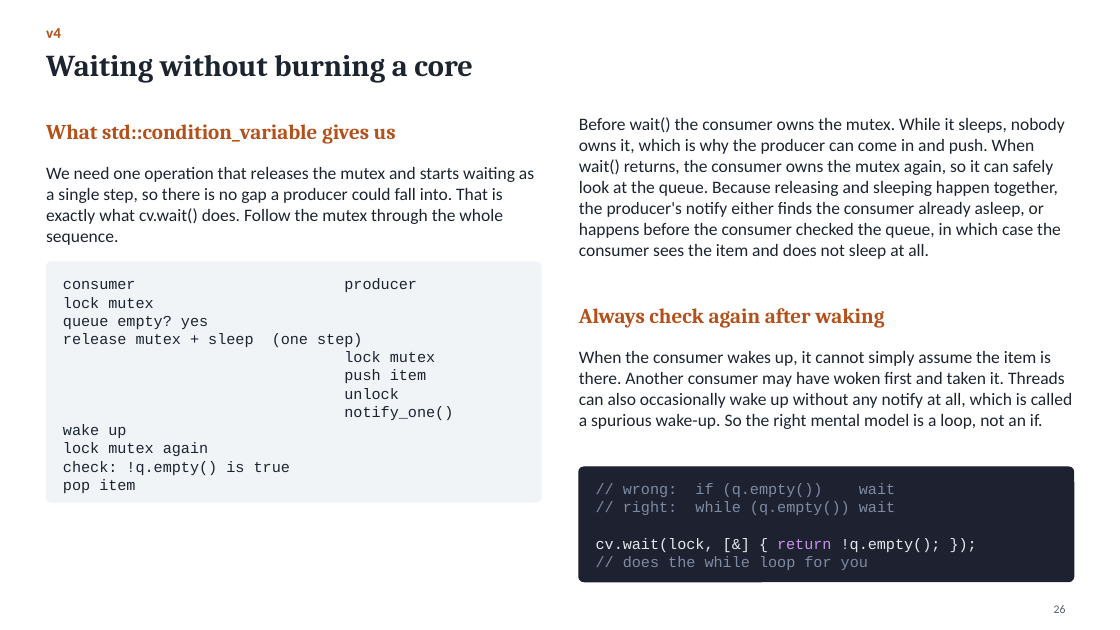
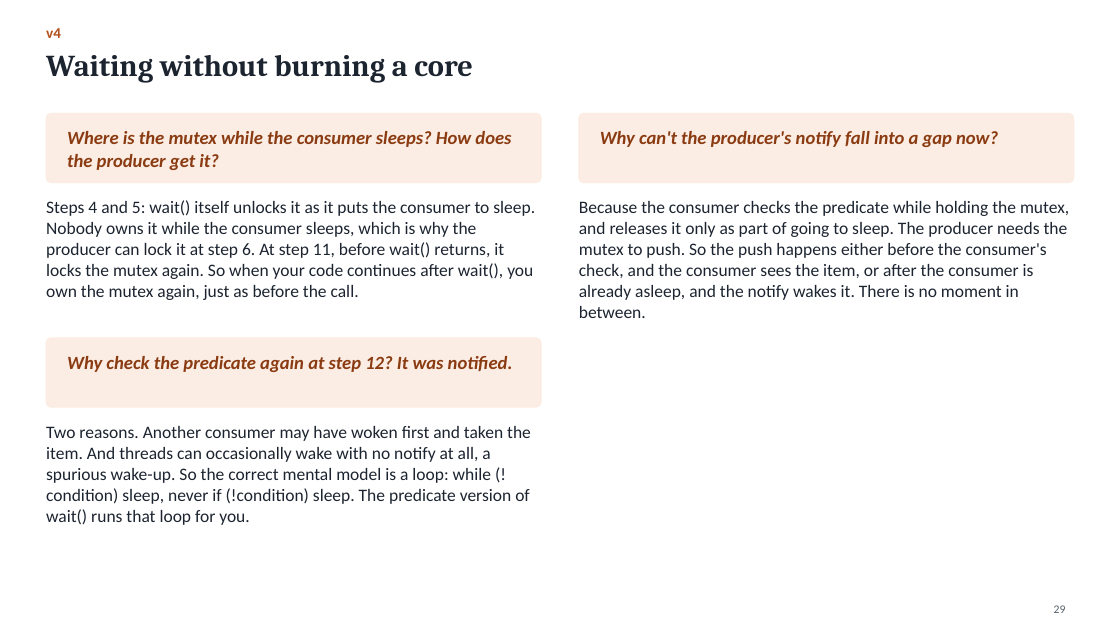
Before and after one commit to Kumarutkarsh9470/Project, a slide deck: slide 29 of Queue_Course.pptx (slide 26 before the commit). Drawn at 1120x630 pixels with LibreOffice and Linux fonts; fonts in the diff are those of the drawing. Boxes give left, top, right and bottom in pixels: in the first picture for what was removed or moved away, otherwise in the second. Text is boxed around its words. In the diff, an @@ line names an element or a change of style, - is before the commit and + after.

```diff
--- a/Queue_Course.pptx
+++ b/Queue_Course.pptx
@@ rounded rectangle: place and size @@
-rounded rectangle at <box>46,124,396,144</box>
+rounded rectangle at <box>46,113,541,182</box>
@@ rounded rectangle at <box>46,113,541,182</box>: fill none to #FBEDE3; outline none to #FBEDE3 1 pt @@
@@ text removed at <box>579,117,1065,259</box> @@
-Before wait() the consumer owns the mutex. While it sleeps, nobody owns it, which is why the producer can come in and push. When wait() returns, the consumer owns the mutex again, so it can safely look at the queue. Because releasing and sleeping happen together, the producer's notify either finds the consumer already asleep, or happens before the consumer checked the queue, in which case the consumer sees the item and does not sleep at all.
@@ rounded rectangle added at <box>579,113,1074,182</box>, fill #FBEDE3, outline #FBEDE3 1 pt @@
@@ text in rounded rectangle at <box>46,124,396,144</box>: text removed @@
-What std::condition_variable gives us
@@ text at <box>67,131,511,170</box>: text changed; size 15 to 16 pt; text colour #1C2430 to #8A3B12; bold on; italic on @@
-We need one operation that releases the mutex and starts waiting as a single step, so there is no gap a producer could fall into. That is exactly what cv.wait() does. Follow the mutex through the whole sequence.
+Where is the mutex while the consumer sleeps? How does the producer get it?
@@ text added at <box>600,131,998,147</box>, 16 pt, text #8A3B12, bold, italic @@
+Why can't the producer's notify fall into a gap now?
@@ text added at <box>46,200,535,300</box>, 15 pt, text #1C2430 @@
+Steps 4 and 5: wait() itself unlocks it as it puts the consumer to sleep. Nobody owns it while the consumer sleeps, which is why the producer can lock it at step 6. At step 11, before wait() returns, it locks the mutex again. So when your code continues after wait(), you own the mutex again, just as before the call.
@@ text added at <box>579,201,1069,318</box>, 15 pt, text #1C2430 @@
+Because the consumer checks the predicate while holding the mutex, and releases it only as part of going to sleep. The producer needs the mutex to push. So the push happens either before the consumer's check, and the consumer sees the item, or after the consumer is already asleep, and the notify wakes it. There is no moment in between.
@@ text removed at <box>63,281,453,493</box> @@
-consumer producer
-lock mutex
-queue empty? yes
-release mutex + sleep (one step)
-lock mutex
-push item
-unlock
-notify_one()
-wake up
-lock mutex again
-check: !q.empty() is true
-pop item
@@ text removed at <box>579,308,884,328</box> @@
-Always check again after waking
@@ rounded rectangle: place and size @@
-rounded rectangle at <box>46,262,541,502</box>
+rounded rectangle at <box>46,338,541,407</box>
@@ rounded rectangle at <box>46,338,541,407</box>: fill #F1F4F7 to #FBEDE3; outline #F1F4F7 1 pt to #FBEDE3 1 pt; proportions changed @@
@@ text added at <box>67,356,513,372</box>, 16 pt, text #8A3B12, bold, italic @@
+Why check the predicate again at step 12? It was notified.
@@ text removed at <box>579,351,1073,429</box> @@
-When the consumer wakes up, it cannot simply assume the item is there. Another consumer may have woken first and taken it. Threads can also occasionally wake up without any notify at all, which is called a spurious wake-up. So the right mental model is a loop, not an if.
@@ text added at <box>46,426,531,525</box>, 15 pt, text #1C2430 @@
+Two reasons. Another consumer may have woken first and taken the item. And threads can occasionally wake with no notify at all, a spurious wake-up. So the correct mental model is a loop: while (!condition) sleep, never if (!condition) sleep. The predicate version of wait() runs that loop for you.
@@ rounded rectangle removed at <box>579,467,1074,582</box> @@
@@ text removed at <box>596,483,941,570</box> @@
-// wrong: if (q.empty()) wait
-// right: while (q.empty()) wait
-cv.wait(lock, [&] { return !q.empty(); });
-// does the while loop for you
@@ page number at <box>1054,605,1066,613</box>: text changed @@
-26
+29
```
Also in this commit, not shown: 76 other slides changed, 16 slides added, 5 slides removed, 8 other files.
